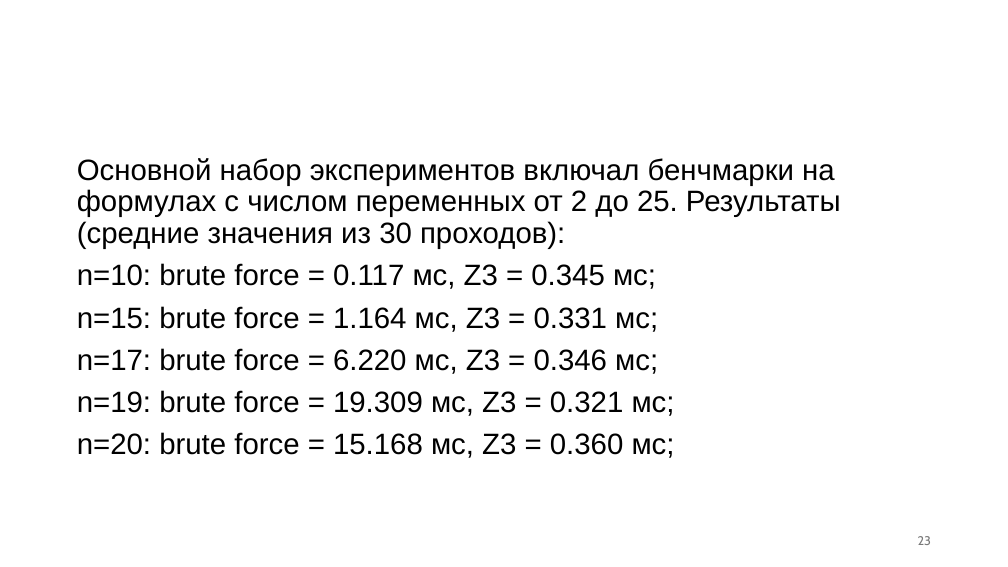
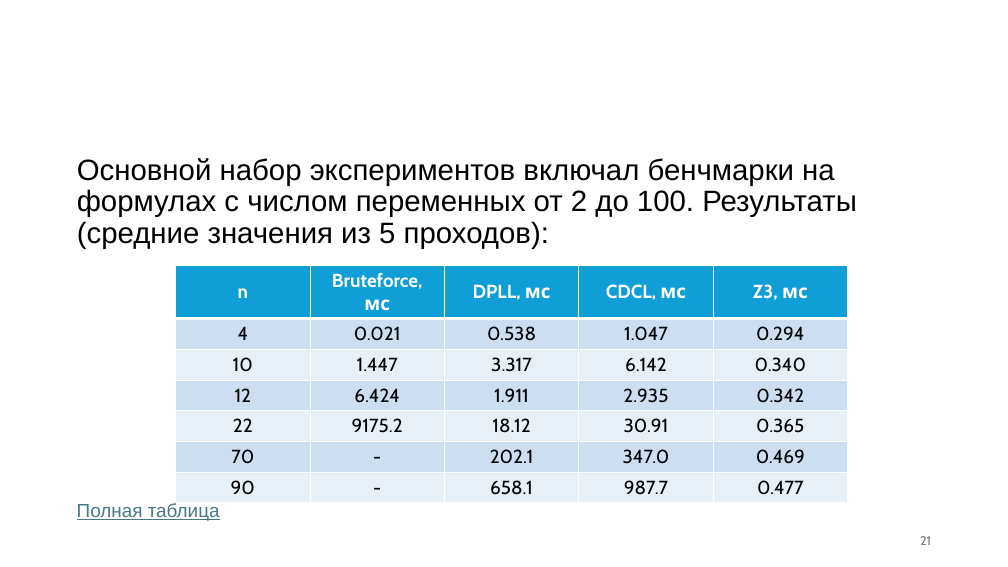
Before and after one commit to PlatonBarchenkov/SAT_Solver, a slide deck: slide 21 of SAT-решатели (презентация).pptx (slide 23 before the commit). Drawn at 1008x567 pixels with LibreOffice and Linux fonts; fonts in the diff are those of the drawing; background and template pictures are left out. Boxes give left, top, right and bottom in pixels: in the first picture for what was removed or moved away, otherwise in the second. Text is boxed around its words. In the diff, an @@ line names an element or a change of style, - is before the commit and + after.

Commit message:
tests with DPLL & CDCL

```diff
--- a/SAT-решатели (презентация).pptx
+++ b/SAT-решатели (презентация).pptx
@@ text at bbox=[77, 158, 857, 249]: text changed @@
-Основной набор экспериментов включал бенчмарки на формулах с числом переменных от 2 до 25. Результаты (средние значения из 30 проходов):
-n=10: brute force = 0.117 мс, Z3 = 0.345 мс;
-n=15: brute force = 1.164 мс, Z3 = 0.331 мс;
-n=17: brute force = 6.220 мс, Z3 = 0.346 мс;
-n=19: brute force = 19.309 мс, Z3 = 0.321 мс;
-n=20: brute force = 15.168 мс, Z3 = 0.360 мс;
+Основной набор экспериментов включал бенчмарки на формулах с числом переменных от 2 до 100. Результаты (средние значения из 5 проходов):
@@ table added at bbox=[175, 265, 848, 499], 7 rows, 5 columns @@
+n | Bruteforce, мс | DPLL, мс | CDCL, мс | Z3, мс
+4 | 0.021 | 0.538 | 1.047 | 0.294
+10 | 1.447 | 3.317 | 6.142 | 0.340
+12 | 6.424 | 1.911 | 2.935 | 0.342
+22 | 9175.2 | 18.12 | 30.91 | 0.365
+70 | - | 202.1 | 347.0 | 0.469
+90 | - | 658.1 | 987.7 | 0.477
@@ text added at bbox=[77, 503, 220, 521], 18 pt, text #467886, underline @@
+Полная таблица
@@ page number at bbox=[920, 536, 931, 545]: text changed @@
-23
+21
```
Also in this commit, not shown: 5 other slides changed, 2 slides removed, 4 other files.
